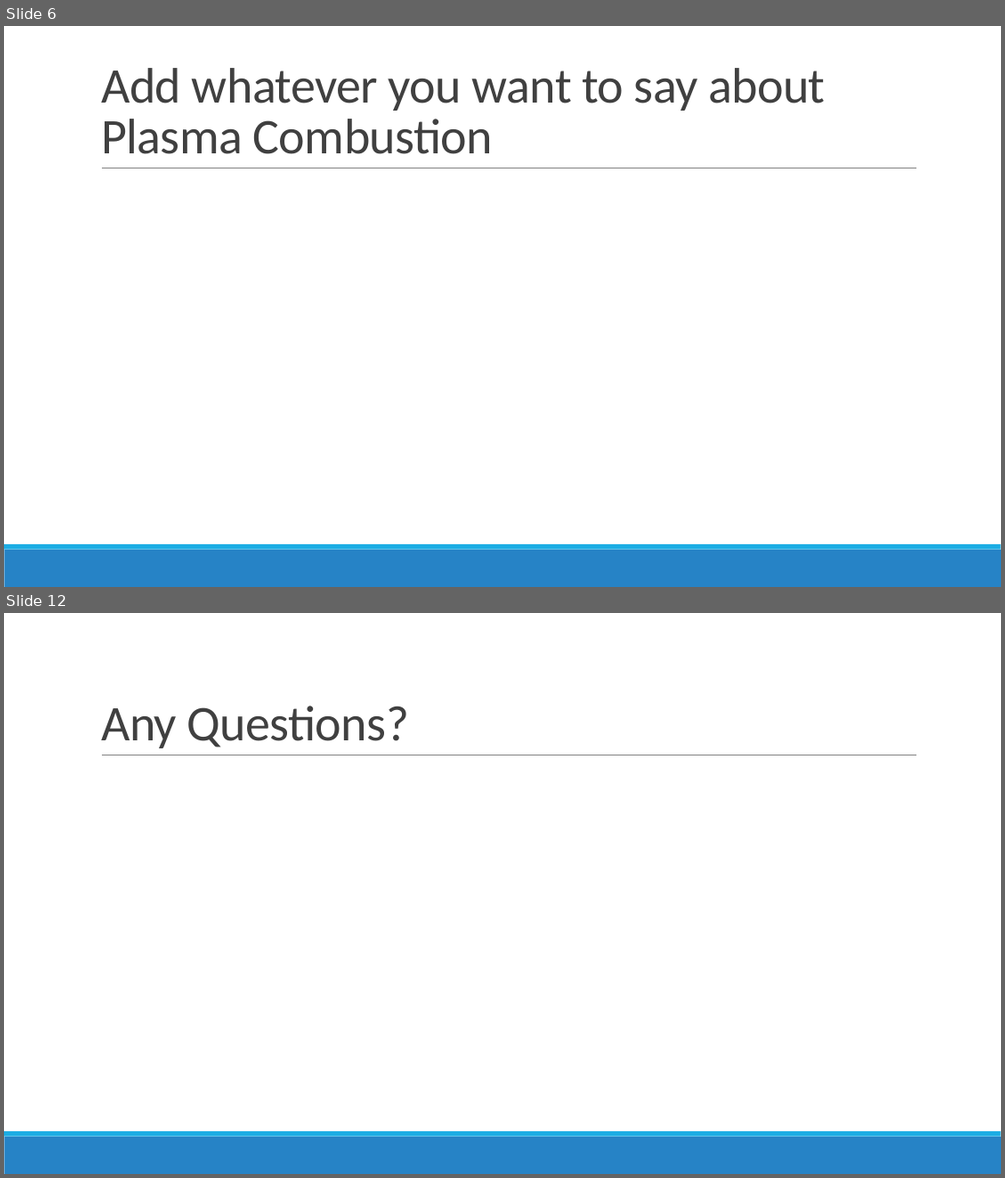
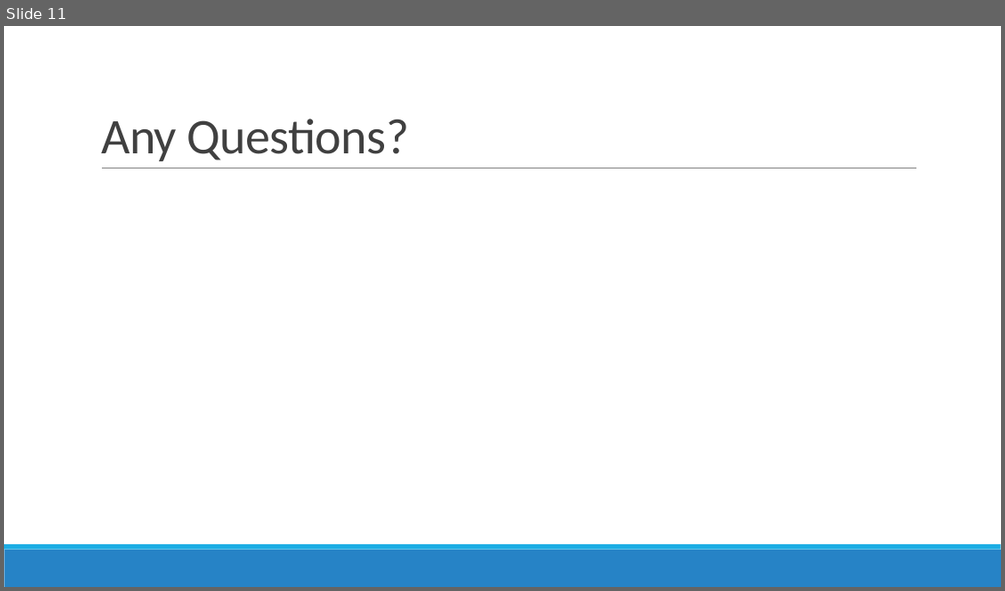
Before and after one commit to SulemanMahmood/PlasmaCombustion, a slide deck: 598Slides.pptx. Shown one above the other, each under a label of ours: slides 6 and 12 before the commit, slide 11 after it; the slides between them are not shown. The pictures are 1005x1178 and 1005x591 pixels, drawn with LibreOffice and Linux fonts; fonts in the diff are those of the drawing. Boxes give left, top, right and bottom in pixels: in the first picture for what was removed or moved away, otherwise in the second. Text is boxed around its words. In the diff, an @@ line names an element or a change of style, - is before the commit and + after.

```diff
--- a/598Slides.pptx
+++ b/598Slides.pptx
@@ slide 6 removed at (4, 26, 1001, 587), background #FFFFFF; not listed: 3 template elements that a slide beside it also shows @@
@@ title removed at (101, 68, 825, 154) @@
-Add whatever you want to say about Plasma Combustion
@@ what was slide 12 is now slide 11 @@
```
Also in this commit, not shown: 8 slides changed, 2 slides added, 2 other slides removed, 9 other files.
